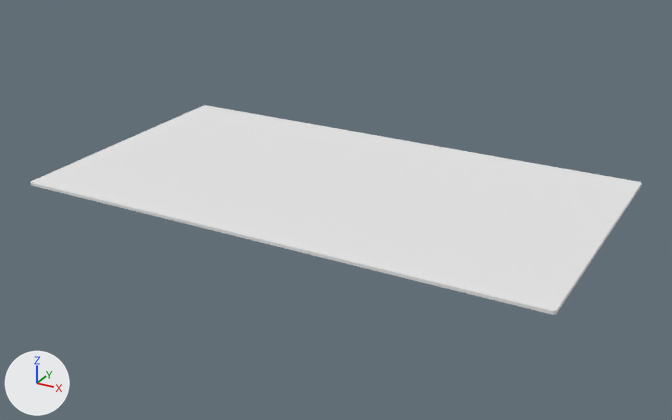
Renders of the OBJ model HandheldCompanion/models/AYANEO 2021/Screen.obj from each side of a commit.
Both versions are drawn from a camera (50 mm lens) standing at (136.0, -247.0, 103.7) and looking at (1.8, -2.9, -18.4). The axes (+X, +Y, +Z) are drawn at lower left. The lights are the same throughout. Where no turn or scale is listed for an object, it has been applied to the vertices.

Names of what the first picture shows: 'Screen'.
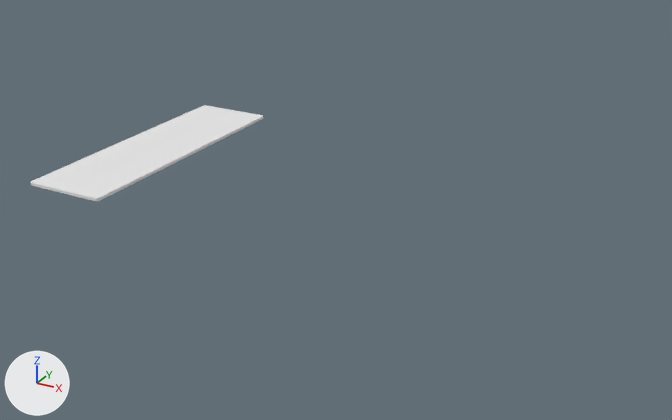
The newer file is also turned or shifted as a whole; pictures and numbers use the older file's frame.

Location of each change, [x1, y1, x2, y2] in pixels of the pictures (672 x 420 px):
'Screen', reshaped (62% narrower, 54% shorter)
    before: [31, 105, 641, 315]
    after: [31, 105, 263, 201]

What changed in the scene script:
```text
Change me_screen:
    used by ob_screen; location = (0.0, 0.0, 0.0)
    remove me_screen.from_pydata(...)  # 32 vertices, 60 faces; spans x -88.0..88.0, y -48.0..48.0, z -11.0..-10.0
    add me_screen.from_pydata(...)  # 32 vertices, 60 faces; spans x -88.0..-58.0, y -48.0..48.0, z -11.0..-10.0
    me_screen part 1
    16 vertices are removed from x 86.0..88.0, y -48.0..48.0, z -11.0..-10.0
    46 faces are deleted
    16 vertices are added at x -60.0..-58.0, y -48.0..48.0, z -11.0..-10.0
    46 new faces join them
```
